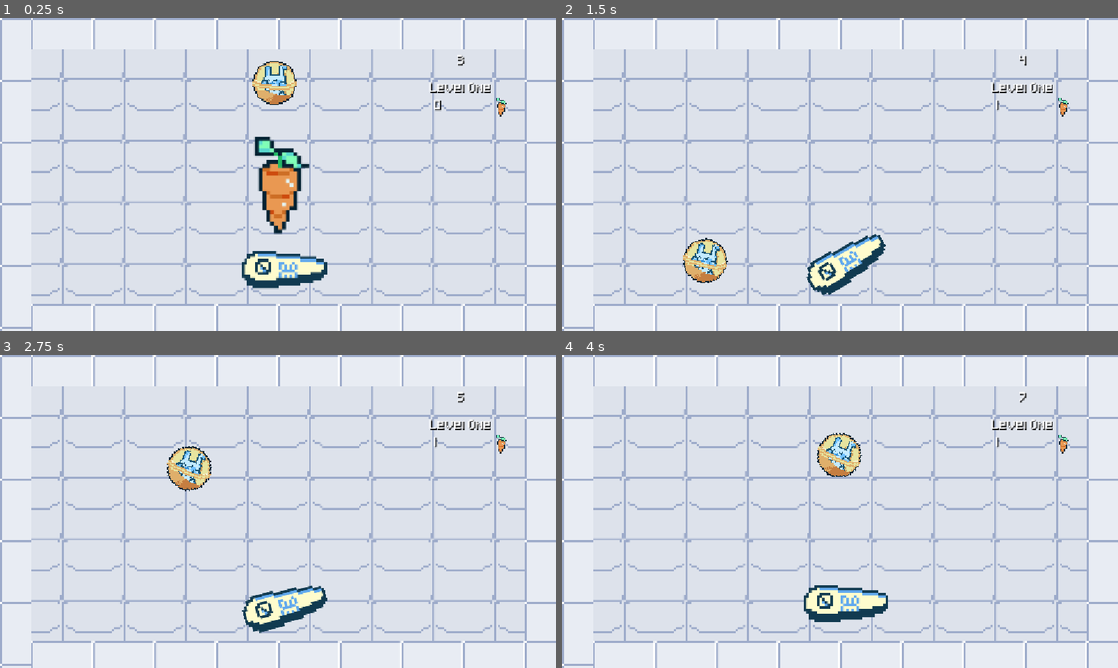
Above: before the commit, frames 1-4 (two rows, left to right).
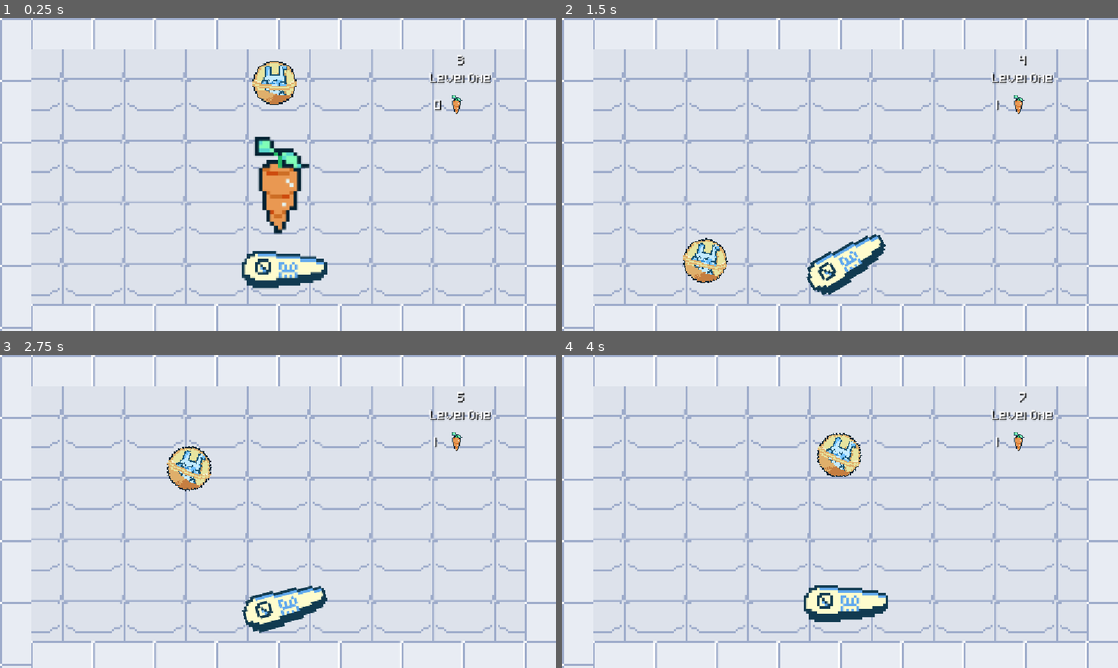
Above: after the commit, the same moments.

Repository: Junoholic/Bounce-Back-Project
Game: Godot game, scene res://main.tscn
Two runs of this game, one before a commit and one after it. Both use one fixed random seed, a clock stepped at 60 frames per second and the inputs below.
Inputs:
- Up to frame 1 (0.25 s): no input
- Up to frame 2 (1.5 s): hold D (move_right) 0.53-1.28 s; hold 1 (paddle 1) 0.53-1.28 s; hold A (move_left) from 1.28 s (still down); tap 1 (paddle 1) at 1.35 s
- Up to frame 3 (2.75 s): release A (move_left) at 2.03 s; hold D (move_right) from 2.03 s (still down); hold 1 (paddle 1) from 2.03 s (still down)
- Up to frame 4 (4 s): release 1 (paddle 1) at 2.78 s; tap 1 (paddle 1) at 2.85 s; release D (move_right) at 3.53 s; hold A (move_left) from 3.53 s (still down); hold 1 (paddle 1) from 3.53 s (still down)

The runs differ from the first frame. In frame 1, 0.6% of the frame differs, in the area x 77-92%, y 17-32%; in frame 2, 0.6%; in frame 3, 0.6%; in frame 4, 0.6%.

Commit message:
Update main.tscn

Diff:
--- a/pinbounce/main.tscn
+++ b/pinbounce/main.tscn
@@ -201,17 +201,18 @@
 offset_right = 1011.0
 offset_bottom = 248.0
 theme_override_fonts/font = ExtResource("1_h2yge")
-text = "Carrots
+text = "0
+
 "
 label_settings = SubResource("LabelSettings_kek77")
 script = ExtResource("9_efxa6")
 
 [node name="TextureRect" type="TextureRect" parent="CarrotCounter" unique_id=232755138]
 layout_mode = 0
-offset_left = 113.0
-offset_top = 7.0
-offset_right = 164.0
-offset_bottom = 58.0
+offset_left = 21.0
+offset_top = 1.0
+offset_right = 72.0
+offset_bottom = 52.0
 texture = ExtResource("10_dg77c")
 expand_mode = 1
 
@@ -221,7 +222,7 @@
 offset_right = 1090.0
 offset_bottom = 127.0
 theme_override_fonts/font = ExtResource("1_h2yge")
-text = "Time"
+text = "1"
 label_settings = SubResource("LabelSettings_272bh")
 horizontal_alignment = 1
 script = ExtResource("1_ig7tw")
@@ -234,9 +235,9 @@
 [node name="LevelLabel" type="Label" parent="TimeLabel" unique_id=332814014]
 layout_mode = 0
 offset_left = 11.0
-offset_top = 57.0
+offset_top = 37.0
 offset_right = 256.0
-offset_bottom = 177.0
+offset_bottom = 88.0
 theme_override_fonts/font = ExtResource("1_h2yge")
 text = "Level One"
 label_settings = SubResource("LabelSettings_5vw27")
